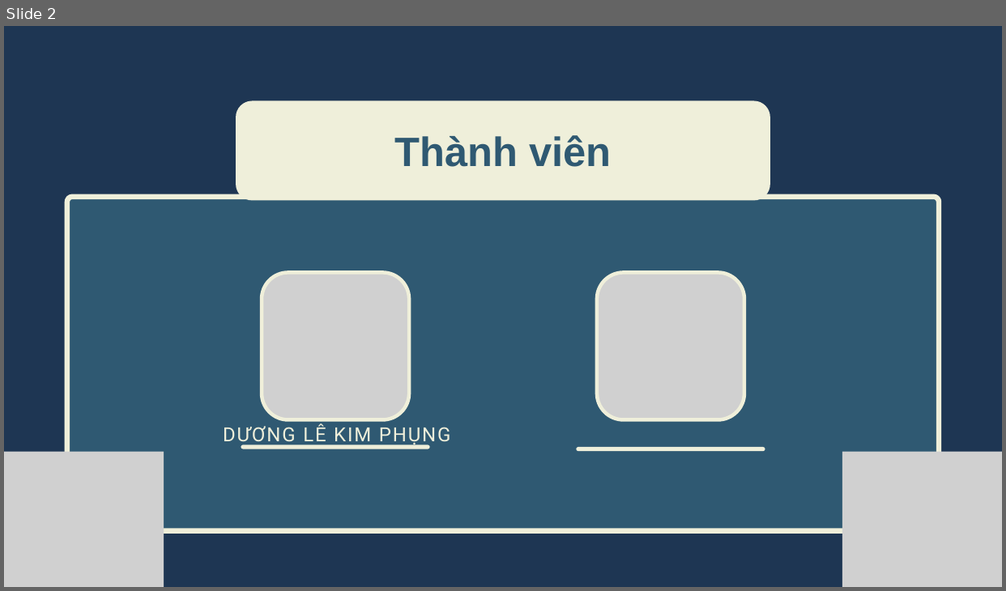
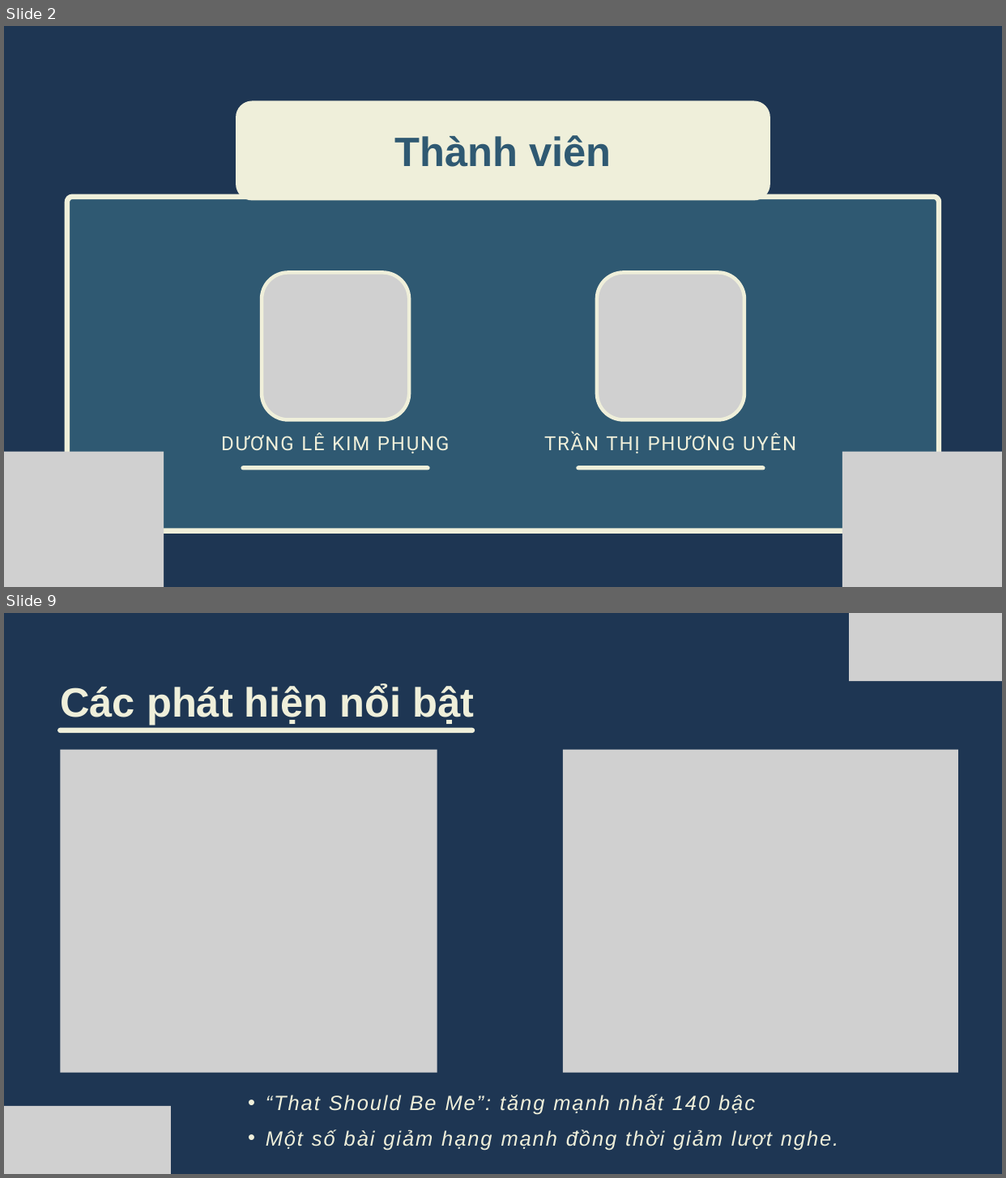
Before and after one commit to kimphungduongle9-debug/spotify-vn-trend-analysis, a slide deck: slides/Slide_Phan_tich_Spotify.pptx. Shown one above the other, each under a label of ours: slide 2 before the commit, slides 2 and 9 after it; the slides between them are not shown. The pictures are 1006x591 and 1006x1178 pixels, drawn with LibreOffice and Linux fonts; fonts in the diff are those of the drawing; grey boxes stand for pictures. Boxes give left, top, right and bottom in pixels: in the first picture for what was removed or moved away, otherwise in the second. Text is boxed around its words. In the diff, an @@ line names an element or a change of style, - is before the commit and + after.

```diff
--- a/slides/Slide_Phan_tich_Spotify.pptx
+++ b/slides/Slide_Phan_tich_Spotify.pptx
@@ slide 9 added at [4, 613, 1002, 1174], background #1E3653 @@
@@ picture added at [850, 613, 1002, 681] @@
@@ text added at [60, 684, 475, 726], 59.2 pt, text #EFEFDA, bold @@
+Các phát hiện nổi bật
@@ line added from (60, 730) to (472, 730), #EFEFDA 7.5 pt @@
@@ picture added at [60, 750, 437, 1073] @@
@@ picture added at [563, 750, 958, 1073] @@
@@ text added at [266, 1094, 838, 1150], 29.8 pt, text #EFEFDA, italic @@
+  • “That Should Be Me”: tăng mạnh nhất 140 bậc
+  • Một số bài giảm hạng mạnh đồng thời giảm lượt nghe.
@@ picture added at [4, 1106, 171, 1174] @@
@@ slide 2 changed as well @@
@@ text "DƯƠNG LÊ KIM PHỤNG": place and size @@
-text "DƯƠNG LÊ KIM PHỤNG" at [223, 424, 451, 446]
+text "DƯƠNG LÊ KIM PHỤNG" at [221, 433, 450, 454]
@@ text added at [544, 433, 796, 454], 28.1 pt, text #EFEFDA @@
+TRẦN THỊ PHƯƠNG UYÊN
@@ line moved from (243, 447) - (428, 447) to (243, 468) - (428, 468) @@
@@ line moved from (578, 449) - (763, 449) to (578, 468) - (763, 468) @@
```
Also in this commit, not shown: 1 other slide changed, 16 other slides added, 9 slides removed, 1 other file.
